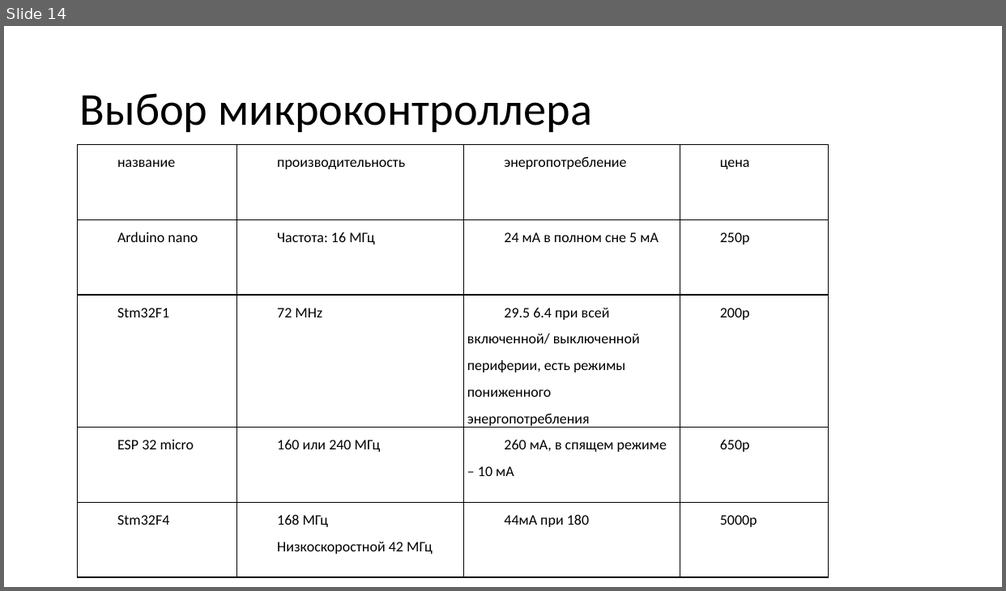
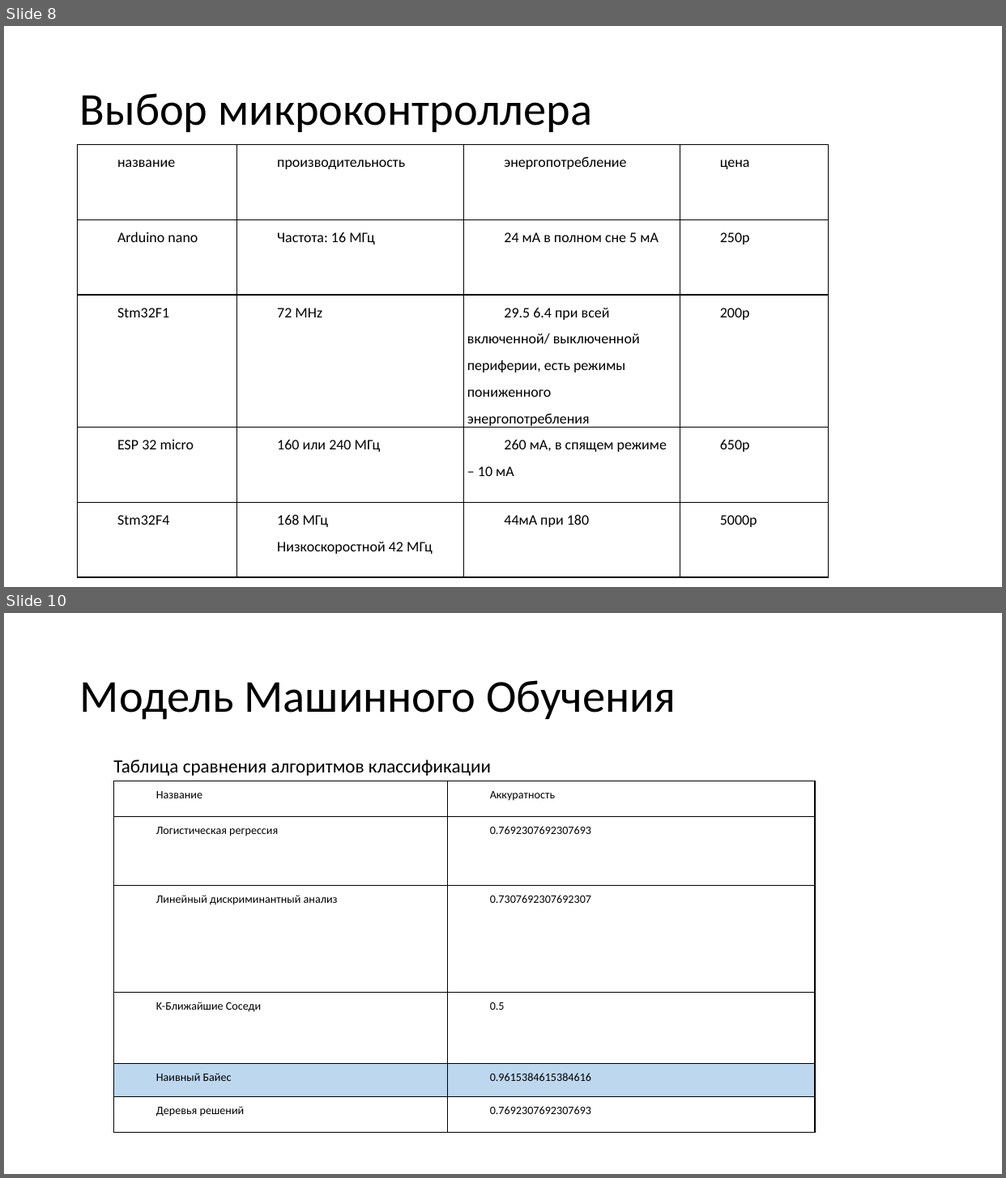
Before and after one commit to pepellsd/diplom, a slide deck: presentation.pptx. Shown one above the other, each under a label of ours: slide 14 before the commit, slides 8 and 10 after it; the slides between them are not shown. The pictures are 1006x591 and 1006x1178 pixels, drawn with LibreOffice and Linux fonts; fonts in the diff are those of the drawing. Boxes give left, top, right and bottom in pixels: in the first picture for what was removed or moved away, otherwise in the second. Text is boxed around its words. In the diff, an @@ line names an element or a change of style, - is before the commit and + after.

```diff
--- a/presentation.pptx
+++ b/presentation.pptx
@@ slide 10 added at (4, 613, 1002, 1174), background #FFFFFF @@
@@ title added at (80, 680, 676, 720), 44 pt, text #000000 @@
+Модель Машинного Обучения
@@ text added at (113, 760, 491, 776), 18 pt, text #000000 @@
+Таблица сравнения алгоритмов классификации
@@ table added at (114, 781, 816, 1132), 6 rows, 2 columns @@
+Название | Аккуратность
+Логистическая регрессия | 0.7692307692307693
+Линейный дискриминантный анализ | 0.7307692307692307
+K-Ближайшие Соседи | 0.5
+Наивный Байес | 0.9615384615384616
+Деревья решений | 0.7692307692307693
@@ what was slide 14 is now slide 8 @@
```
Also in this commit, not shown: 3 slides changed, 5 other slides added, 4 slides removed, 9 other files.
